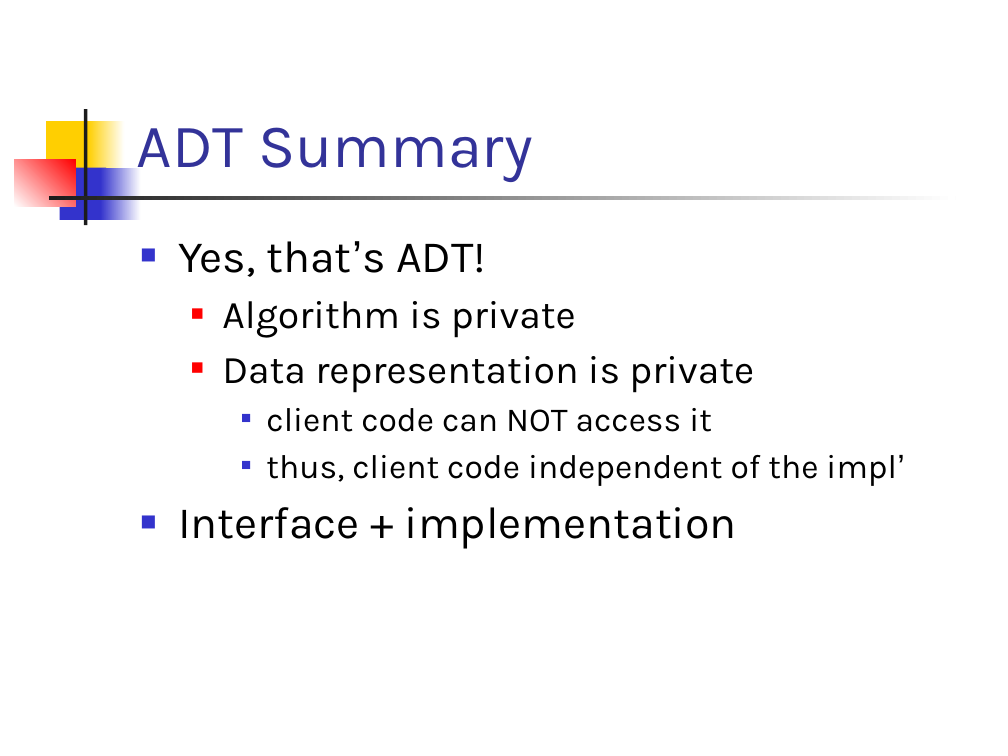
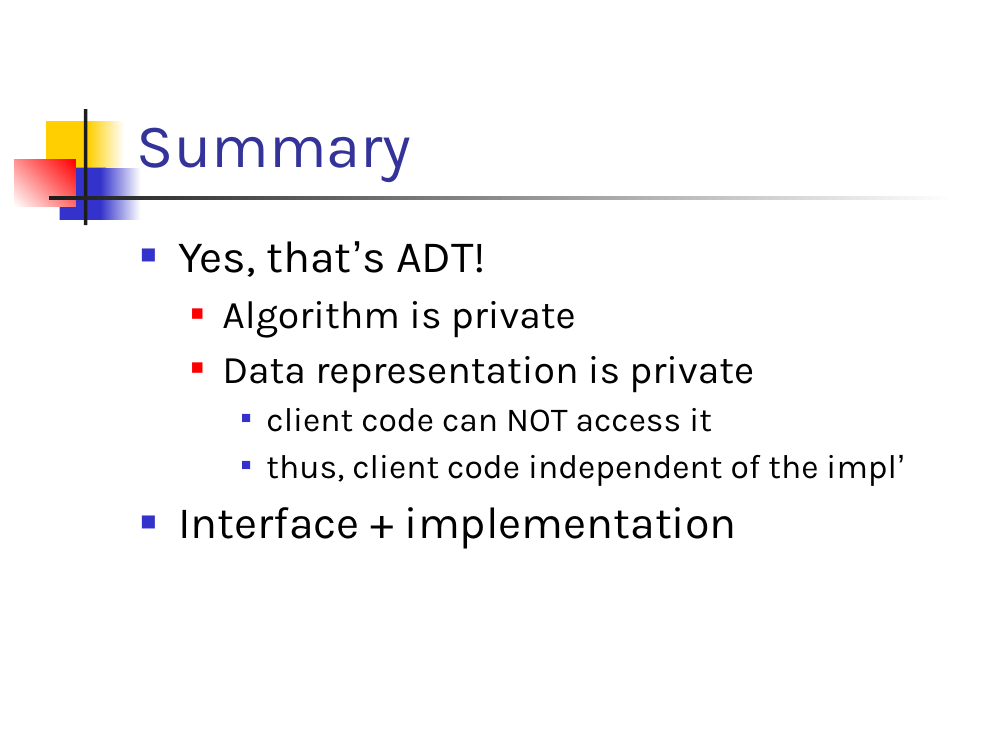
Before and after one commit to csslab-ustc/csslab-ustc.github.io, a slide deck: slide 18 of courses/sysprog/slides/lec10-adt.pptx. Drawn at 1008x756 pixels with LibreOffice and Linux fonts; fonts in the diff are those of the drawing. Boxes give left, top, right and bottom in pixels: in the first picture for what was removed or moved away, otherwise in the second. Text is boxed around its words. In the diff, an @@ line names an element or a change of style, - is before the commit and + after.

```diff
--- a/courses/sysprog/slides/lec10-adt.pptx
+++ b/courses/sysprog/slides/lec10-adt.pptx
@@ title at [137, 127, 411, 182]: text changed @@
-ADT Summary
+Summary
```
Also in this commit, not shown: 8 other slides changed, 30 slides removed, 3 other files.
